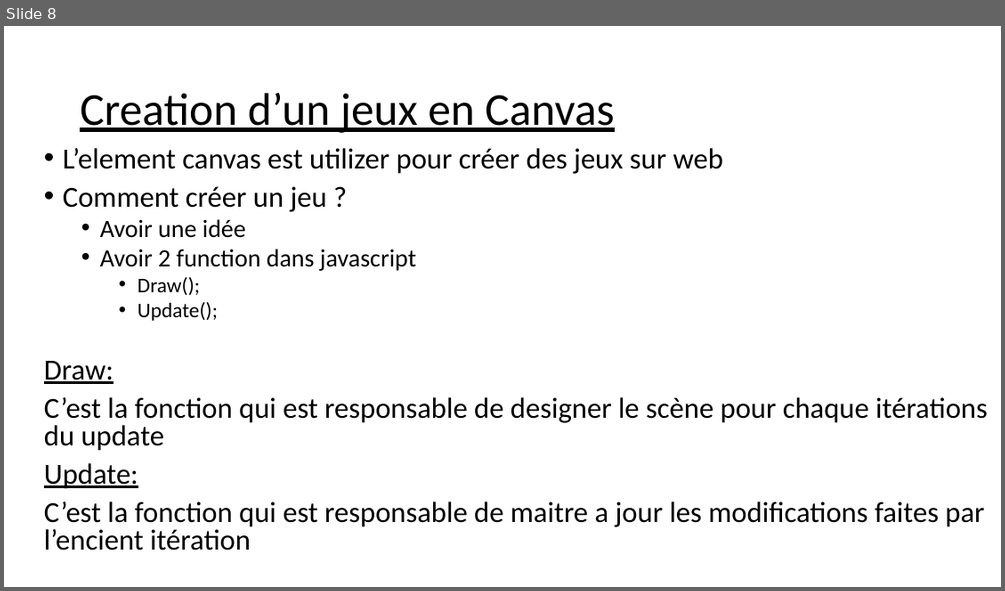
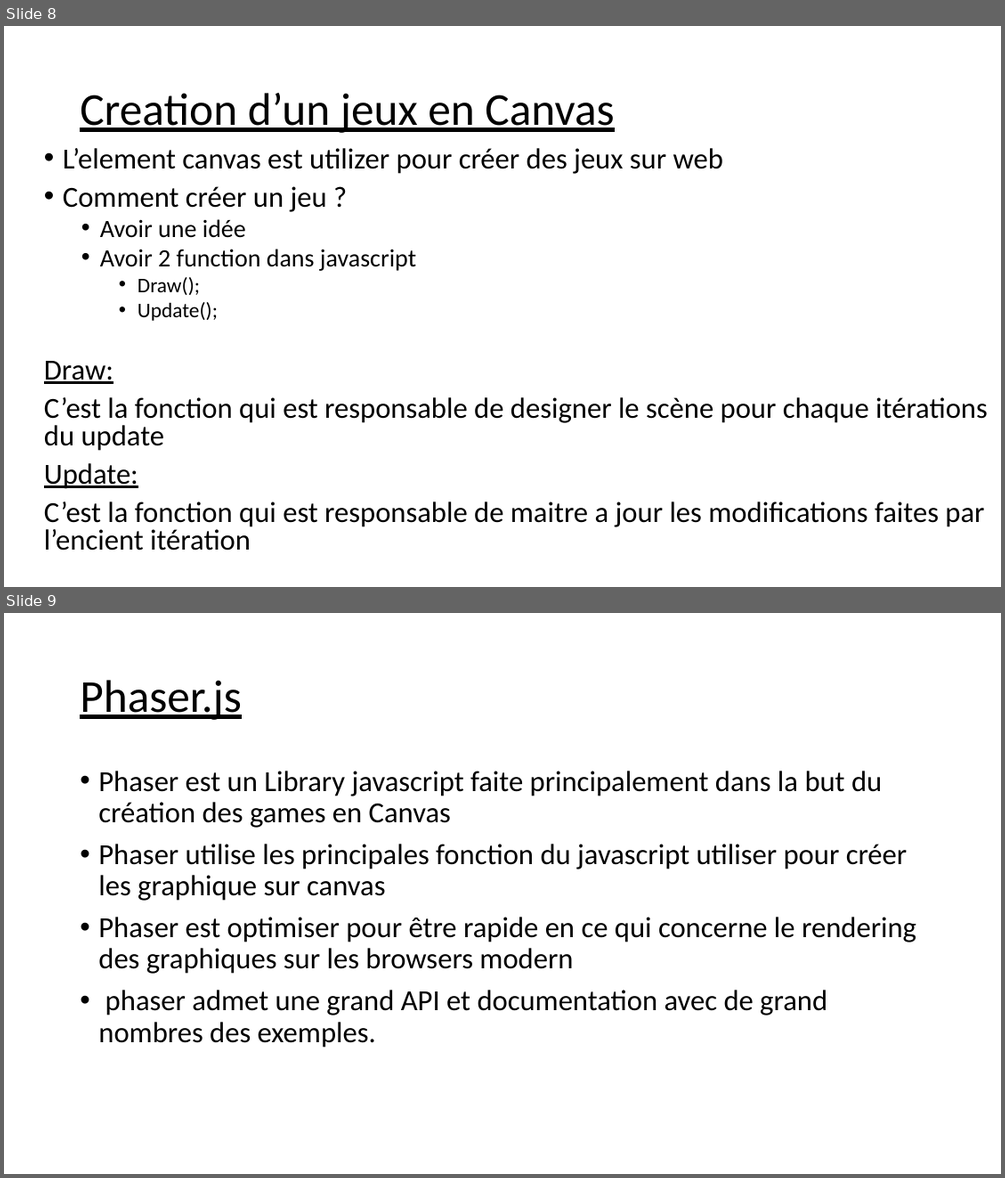
Before and after one commit to balamddine/NewHtml5, a slide deck: CanvasGame/Un jeu en canvas.pptx. Shown one above the other, each under a label of ours: slide 8 before the commit, slides 8 and 9 after it. The pictures are 1005x591 and 1005x1178 pixels, drawn with LibreOffice and Linux fonts; fonts in the diff are those of the drawing. Boxes give left, top, right and bottom in pixels: in the first picture for what was removed or moved away, otherwise in the second. Text is boxed around its words. In the diff, an @@ line names an element or a change of style, - is before the commit and + after.

Commit message:
9/1/20161038PM

```diff
--- a/CanvasGame/Un jeu en canvas.pptx
+++ b/CanvasGame/Un jeu en canvas.pptx
@@ slide 9 added at (4,613,1001,1174), background #FFFFFF @@
@@ title added at (80,680,242,720), 44 pt, text #000000, underline @@
+Phaser.js
@@ text added at (98,771,916,1047), 28 pt, text #000000 @@
+• Phaser est un Library javascript faite principalement dans la but du création des games en Canvas
+• Phaser utilise les principales fonction du javascript utiliser pour créer les graphique sur canvas
+• Phaser est optimiser pour être rapide en ce qui concerne le rendering des graphiques sur les browsers modern
+• phaser admet une grand API et documentation avec de grand nombres des exemples.
```
Also in this commit, not shown: 1 other slide added, 1 slide removed.
